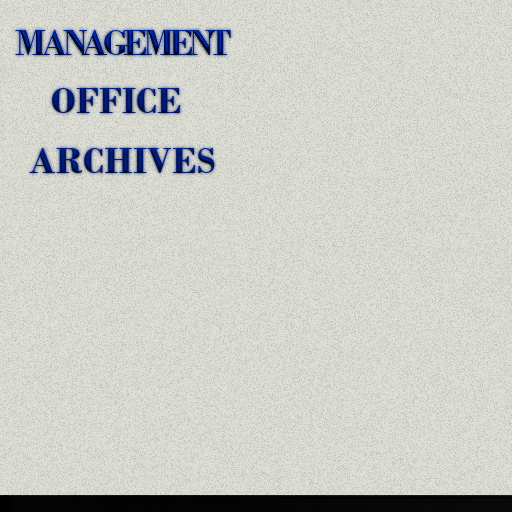
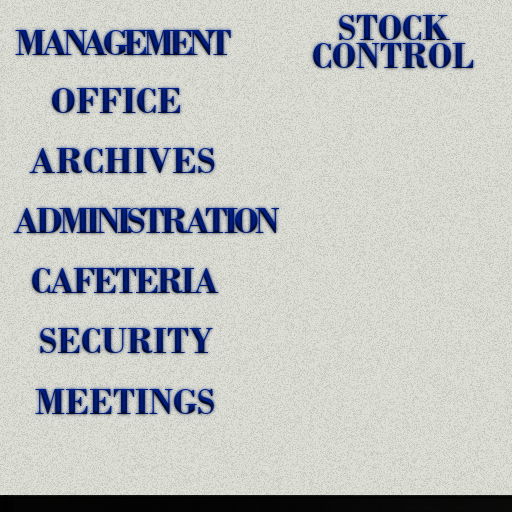
Before/after of a 512px x 512px layered artwork. What changed in the layer stack:
added layer "Stock bevel" above "STOCK ..." over [309, 11, 477, 72]
added layer "STOCK ..." above "Meetings bevel" over [313, 15, 474, 68]
added layer "Meetings bevel" above "MEETINGS" over [32, 385, 218, 418]
added layer "MEETINGS" above "Security bevel" over [35, 389, 214, 414]
added layer "Security bevel" above "SECURITY" over [36, 324, 216, 357]
added layer "SECURITY" above "Cafe bevel" over [40, 328, 213, 353]
added layer "Cafe bevel" above "CAFETERIA" over [28, 264, 222, 297]
added layer "CAFETERIA" above "Admin Bevel" over [32, 268, 219, 293]
added layer "Admin Bevel" above "ADMINISTRATION" over [11, 204, 282, 237]
added layer "ADMINISTRATION" above "Archives bevel" over [13, 208, 280, 233]
painted on "Management Bevel" over [14, 27, 232, 58]
